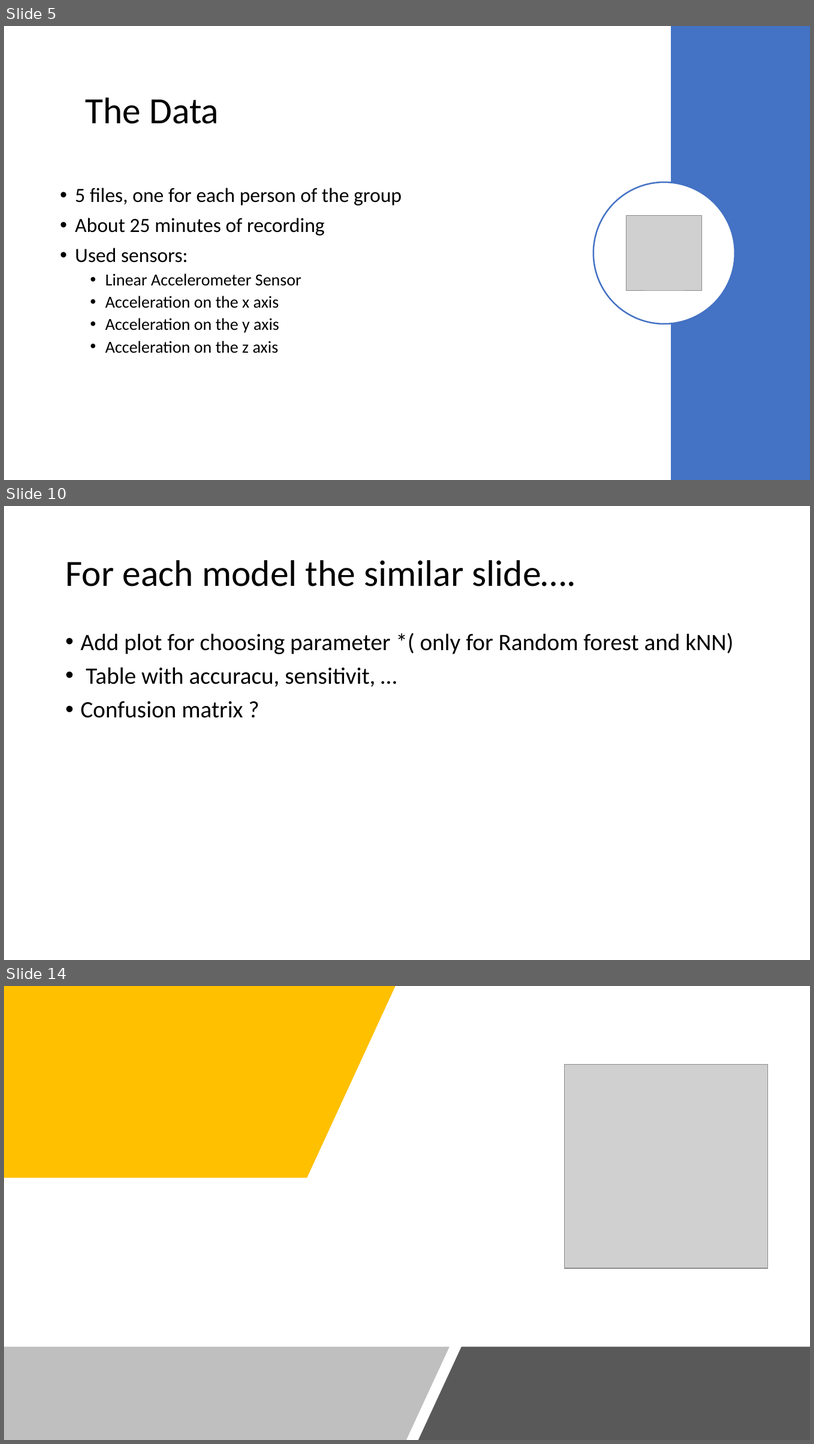
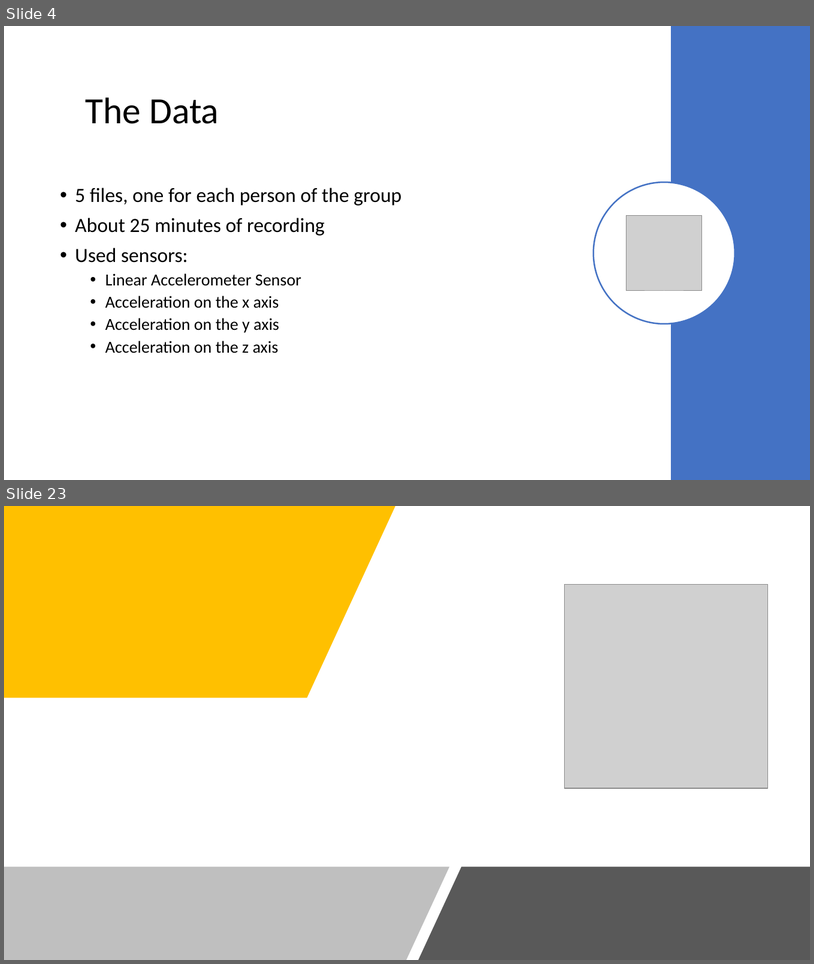
Before and after one commit to cerniello/WalkingPatternClassification_SL, a slide deck: Presentation Group 13.pptx. Shown one above the other, each under a label of ours: slides 5, 10 and 14 before the commit, slides 4 and 23 after it; the slides between them are not shown. The pictures are 814x1444 and 814x964 pixels, drawn with LibreOffice and Linux fonts; fonts in the diff are those of the drawing; grey boxes stand for pictures. Boxes give left, top, right and bottom in pixels: in the first picture for what was removed or moved away, otherwise in the second. Text is boxed around its words. In the diff, an @@ line names an element or a change of style, - is before the commit and + after.

```diff
--- a/Presentation Group 13.pptx
+++ b/Presentation Group 13.pptx
@@ slide 10 removed at (x1=4, y1=506, x2=810, y2=960), background #FFFFFF @@
@@ title removed at (x1=65, y1=560, x2=576, y2=586) @@
-For each model the similar slide….
@@ text removed at (x1=81, y1=633, x2=734, y2=718) @@
-• Add plot for choosing parameter *( only for Random forest and kNN)
-• Table with accuracu, sensitivit, …
-• Confusion matrix ?
@@ what was slide 5 is now slide 4 @@
@@ what was slide 14 is now slide 23 @@
```
Also in this commit, not shown: 1 slide changed, 17 slides added, 7 other slides removed.
